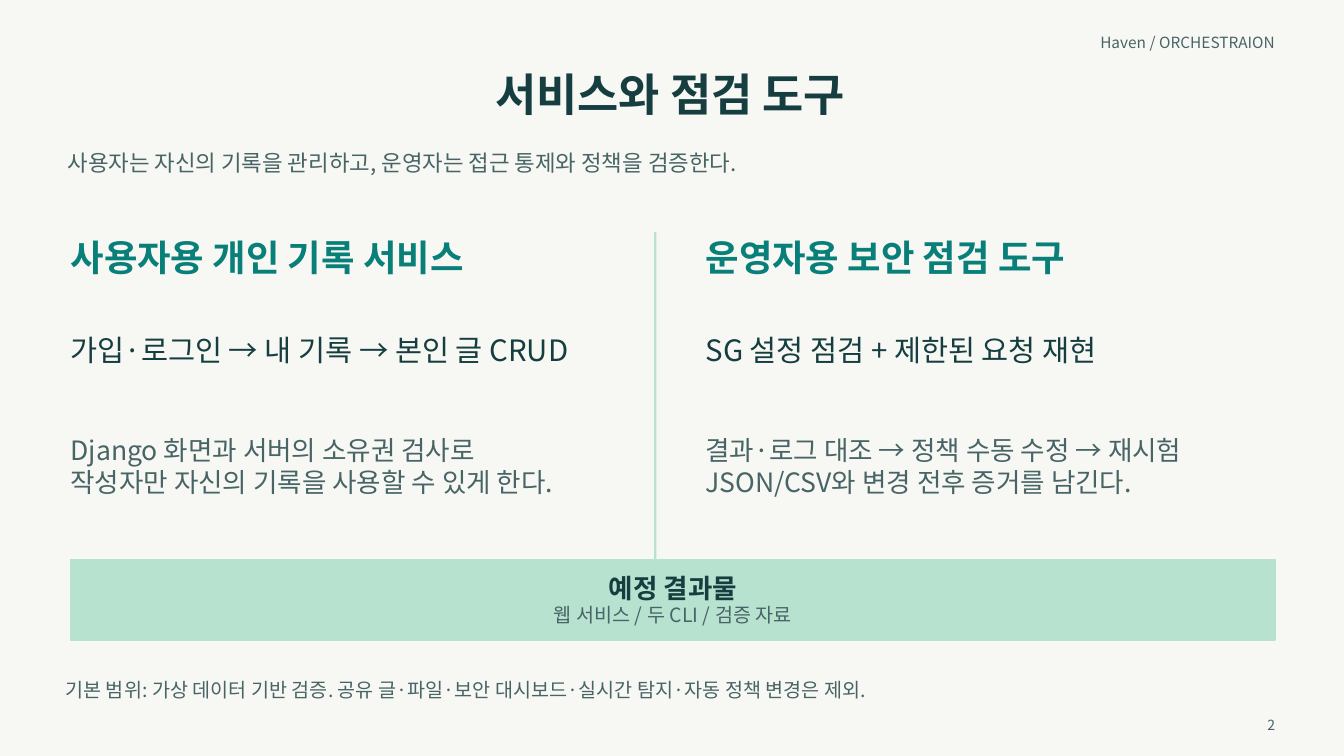
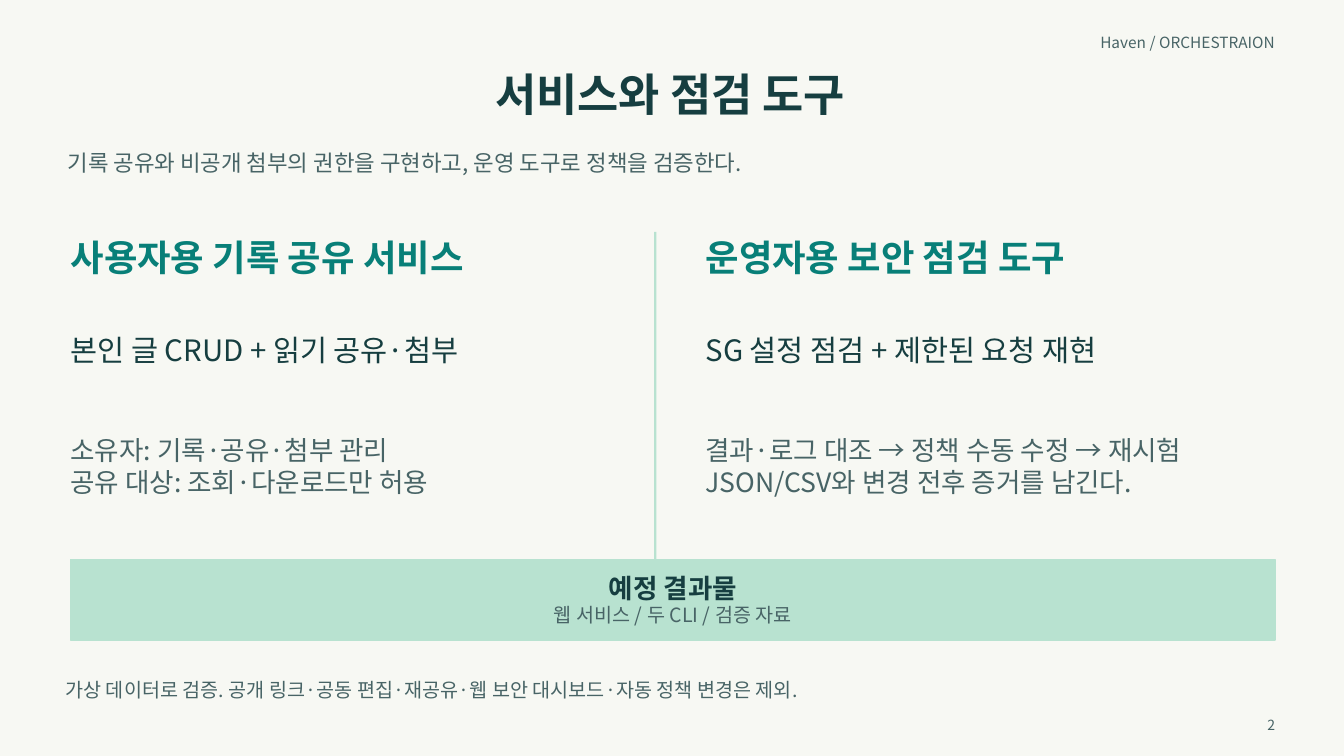
Before and after one commit to MinsooAhn02/Haven, a slide deck: slide 2 of docs/발표/Haven_통합계획_기반_프로젝트계획서_초안.pptx. Drawn at 1344x756 pixels with LibreOffice and Linux fonts; fonts in the diff are those of the drawing. Boxes give left, top, right and bottom in pixels: in the first picture for what was removed or moved away, otherwise in the second. Text is boxed around its words. In the diff, an @@ line names an element or a change of style, - is before the commit and + after.

```diff
--- a/docs/발표/Haven_통합계획_기반_프로젝트계획서_초안.pptx
+++ b/docs/발표/Haven_통합계획_기반_프로젝트계획서_초안.pptx
@@ text at bbox=[68, 152, 742, 175]: text changed @@
-사용자는 자신의 기록을 관리하고, 운영자는 접근 통제와 정책을 검증한다.
+기록 공유와 비공개 첨부의 권한을 구현하고, 운영 도구로 정책을 검증한다.
@@ text at bbox=[71, 240, 463, 275]: text changed @@
-사용자용 개인 기록 서비스
+사용자용 기록 공유 서비스
@@ text at bbox=[71, 336, 459, 364]: text changed @@
-가입·로그인 → 내 기록 → 본인 글 CRUD
+본인 글 CRUD + 읽기 공유·첨부
@@ text at bbox=[71, 438, 428, 494]: text changed @@
-Django 화면과 서버의 소유권 검사로
-작성자만 자신의 기록을 사용할 수 있게 한다.
+소유자: 기록·공유·첨부 관리
+공유 대상: 조회·다운로드만 허용
@@ text at bbox=[65, 681, 798, 699]: text changed @@
-기본 범위: 가상 데이터 기반 검증. 공유 글·파일·보안 대시보드·실시간 탐지·자동 정책 변경은 제외.
+가상 데이터로 검증. 공개 링크·공동 편집·재공유·웹 보안 대시보드·자동 정책 변경은 제외.
```
Also in this commit, not shown: 10 other slides changed, 1 slide added, 1 slide removed, 7 other files.
